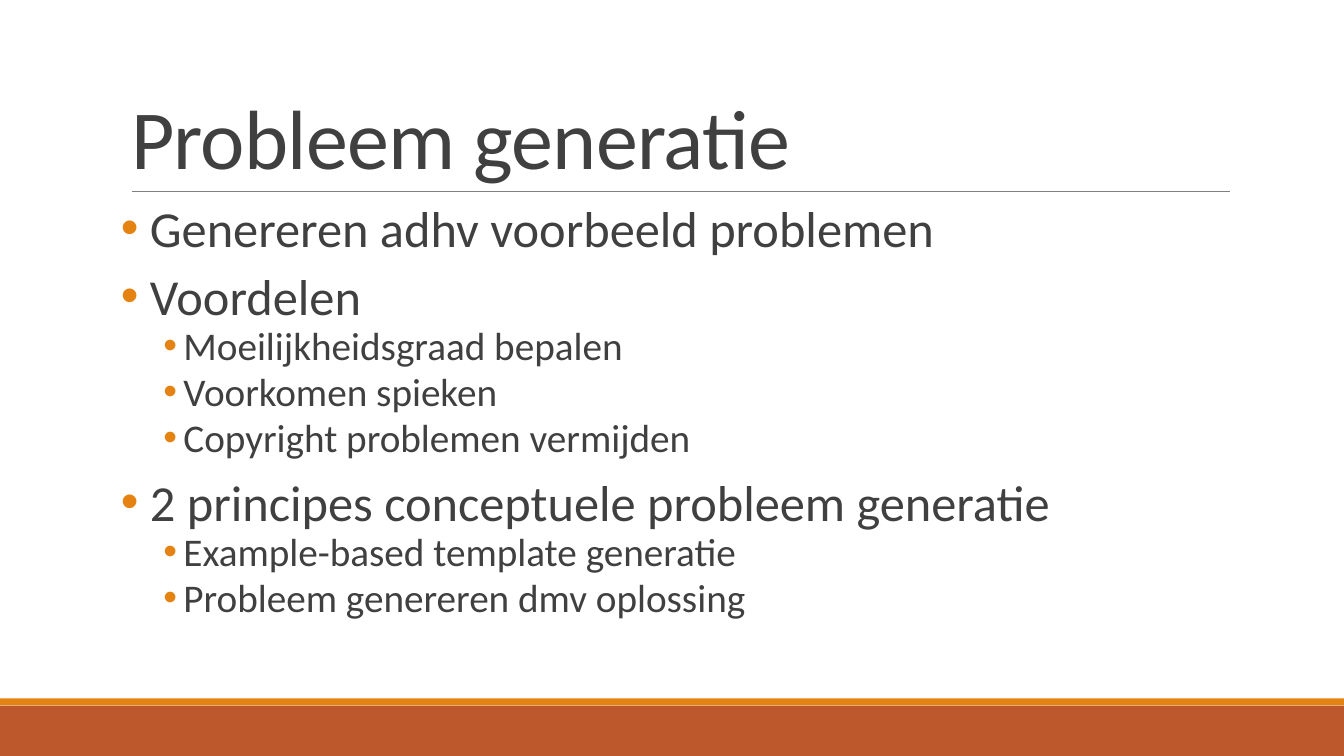
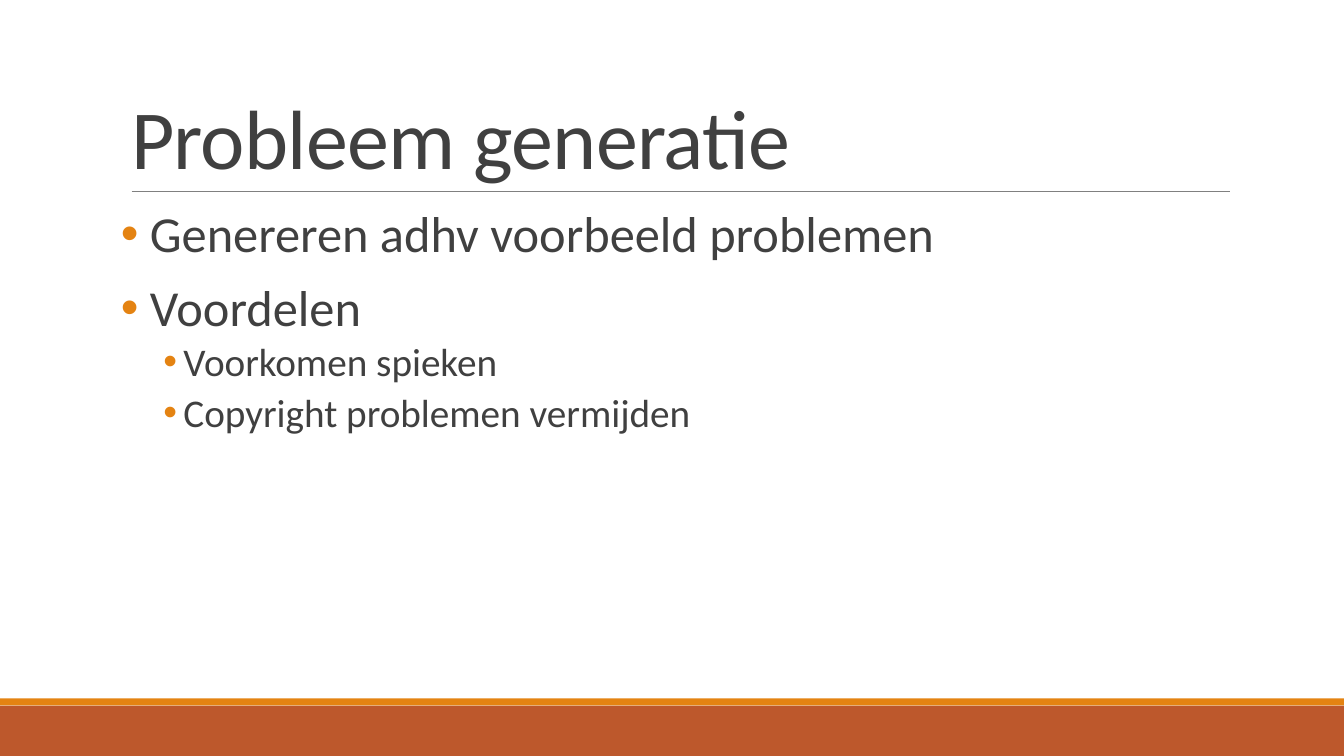
Before and after one commit to TomDeGroote/Bachelorproef, a slide deck: slide 8 of Opdracht 2/Literatuurstudie.pptx. Drawn at 1344x756 pixels with LibreOffice and Linux fonts; fonts in the diff are those of the drawing. Boxes give left, top, right and bottom in pixels: in the first picture for what was removed or moved away, otherwise in the second. Text is boxed around its words. In the diff, an @@ line names an element or a change of style, - is before the commit and + after.

```diff
--- a/Opdracht 2/Literatuurstudie.pptx
+++ b/Opdracht 2/Literatuurstudie.pptx
@@ text "Genereren adhv voorbeeld problemen" at bbox=[150, 217, 934, 434]: line spacing 0.8 to 0.9 @@
@@ text at bbox=[183, 332, 622, 367]: paragraph removed @@
-    • Moeilijkheidsgraad bepalen
@@ text at bbox=[150, 486, 1050, 619]: paragraphs removed @@
-• 2 principes conceptuele probleem generatie
-    • Example-based template generatie
-    • Probleem genereren dmv oplossing
```
Also in this commit, not shown: 7 other slides changed, 5 slides added, 5 slides removed.
